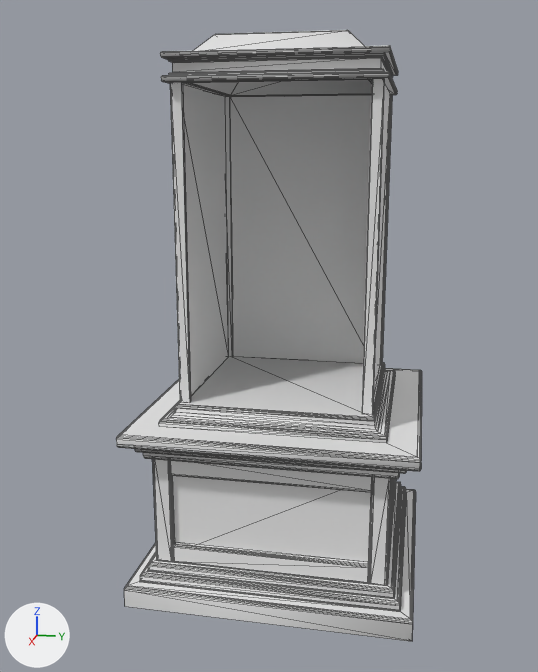
What one commit did to the FBX model Assets/Models/Props/Showcase.FBX.
One viewpoint serves both versions: a camera (50 mm lens) standing at (1.214, 0.207, 0.702) and looking at (0.015, -0.033, 0.403). The axes (+X, +Y, +Z) are drawn at lower left. The lights are the same throughout. Mesh edges are drawn as thin lines. Where no turn or scale is listed for an object, it has been applied to the vertices.

Objects in the first picture: 'Showcase'.
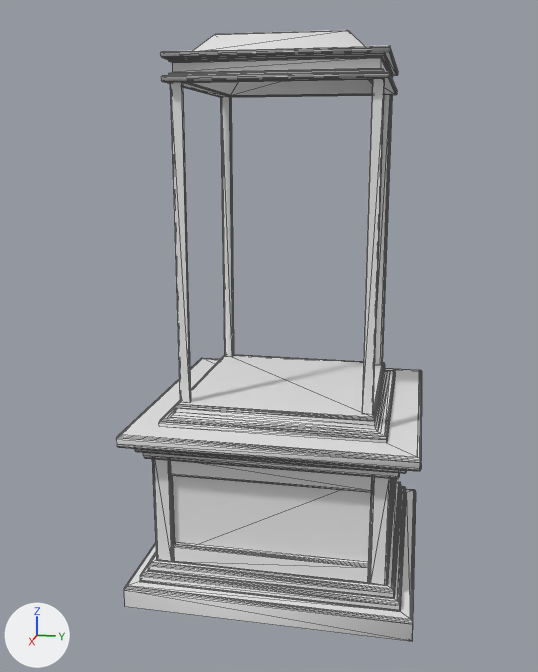
Pixel boxes [x1, y1, x2, y2] of what changed, in the pictures (538 x 672 px):
part 1 of me_mesh, deleted
    before: [230, 94, 372, 363]
part 2 of me_mesh, deleted
    before: [373, 83, 390, 400]
part 3 of me_mesh, deleted
    before: [183, 84, 229, 396]

Patch to the scene script:
```diff
--- a/Assets/Models/Props/Showcase.FBX.py
+++ b/Assets/Models/Props/Showcase.FBX.py
@@ me_mesh @@
 me_mesh.from_pydata(...)  # 1024 vertices, 1960 faces; spans x -0.367..0.083, y -0.376..0.074, z -0.32..0.55
 # used by ob_showcase; location = (0.142, 0.151, 0.32)
+# me_mesh part 1: the loose piece of 8 vertices spanning x -0.29..-0.284, y -0.286..-0.016, z 0.0..0.48 is deleted
+# me_mesh part 2: the loose piece of 8 vertices spanning x -0.277..-0.007, y -0.009..-0.003, z 0.0..0.48 is deleted
+# me_mesh part 3: the loose piece of 8 vertices spanning x -0.277..-0.007, y -0.299..-0.293, z 0.0..0.48 is deleted
```
